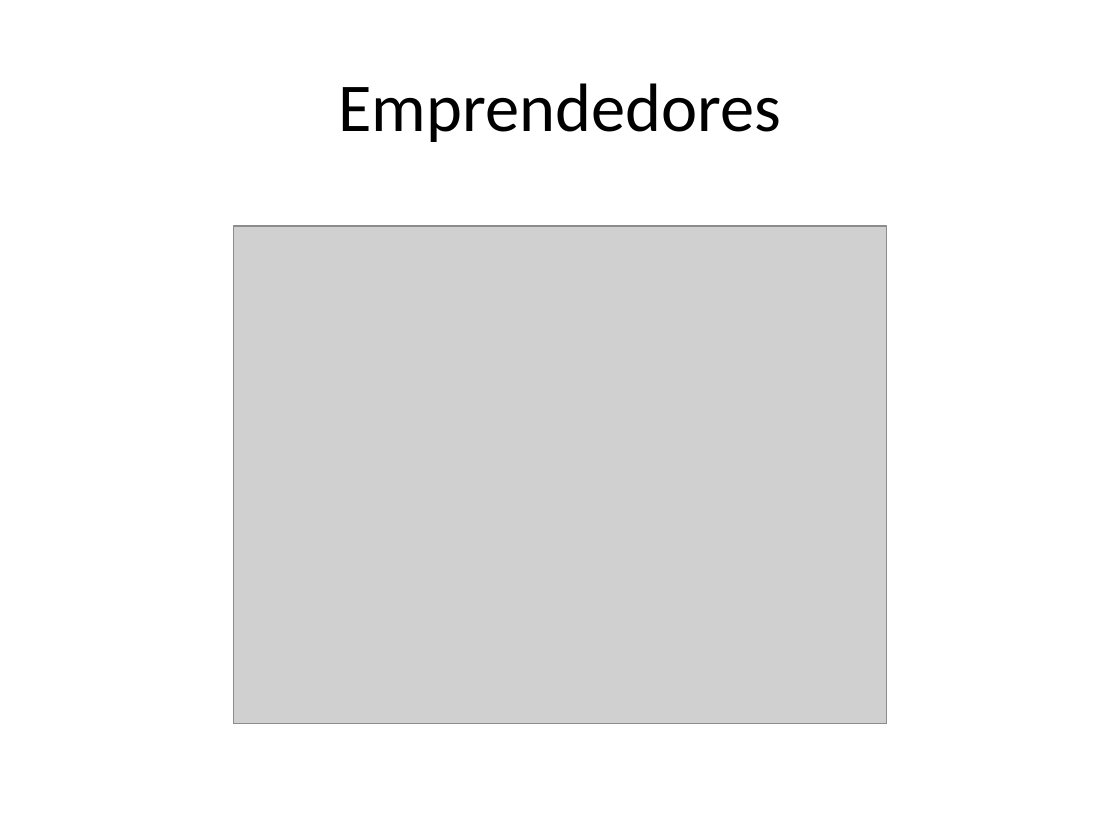
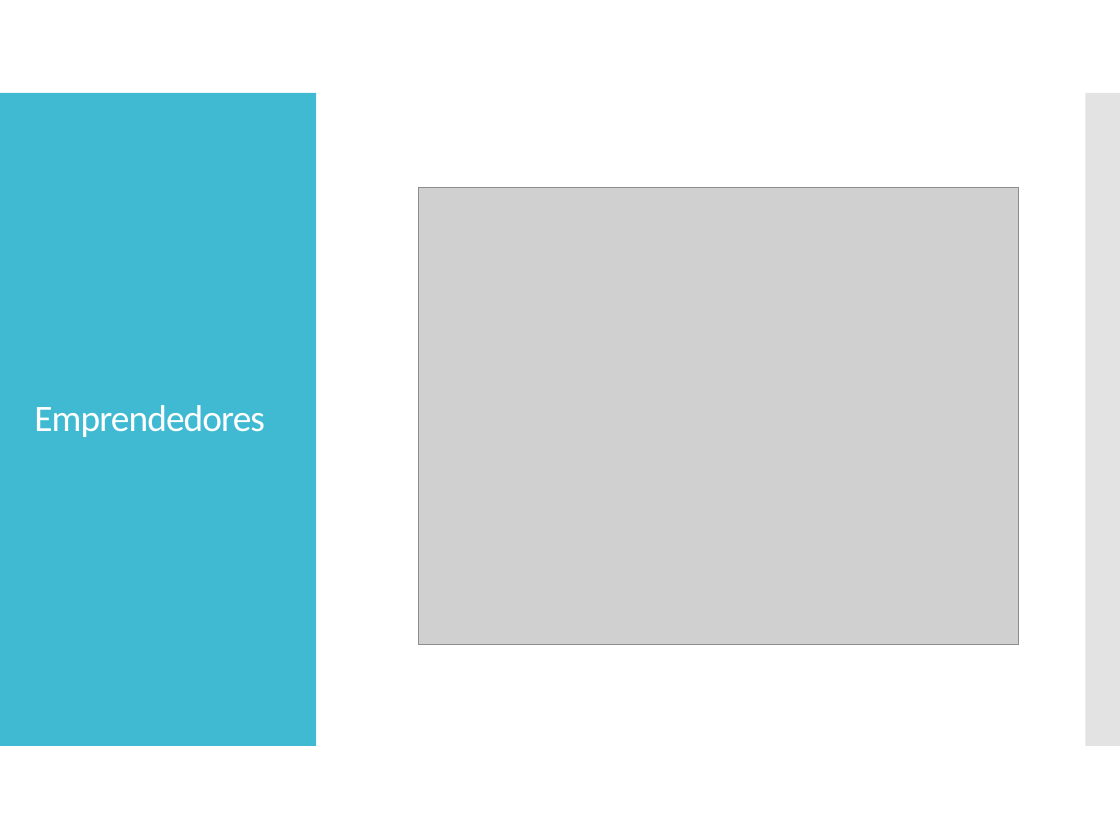
Before and after one commit to dschenkelman/taller-proyectos, a slide deck: slide 2 of Assets/Presentación negocio.pptx. Drawn at 1120x840 pixels with LibreOffice and Linux fonts; fonts in the diff are those of the drawing; grey boxes stand for pictures. Boxes give left, top, right and bottom in pixels: in the first picture for what was removed or moved away, otherwise in the second. Text is boxed around its words. In the diff, an @@ line names an element or a change of style, - is before the commit and + after.

```diff
--- a/Assets/Presentación negocio.pptx
+++ b/Assets/Presentación negocio.pptx
@@ rectangle added at [0,93,316,746], fill #40BAD2 @@
@@ rectangle added at [1085,93,1120,746], fill #C8C8C8 at 50% opacity @@
@@ title "Emprendedores": place and size @@
-title "Emprendedores" at [338,83,781,142]
+title "Emprendedores" at [34,405,265,437]
@@ title "Emprendedores" at [34,405,265,437]: size 44 to 24 pt, text colour #000000 to #FFFFFF, letter spacing 0 to -0.6 pt; alignment centre to left; line spacing 1 to 0.9 @@
@@ picture: place and size @@
-picture at [233,226,886,725]
+picture at [419,187,1018,644]
```
Also in this commit, not shown: 11 other slides changed.
